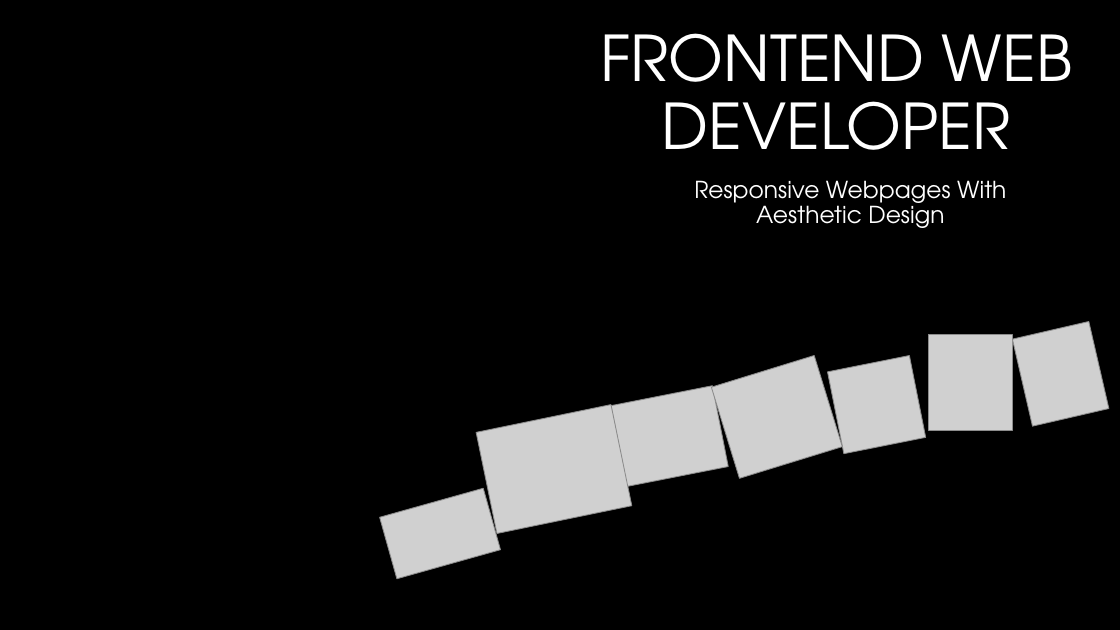
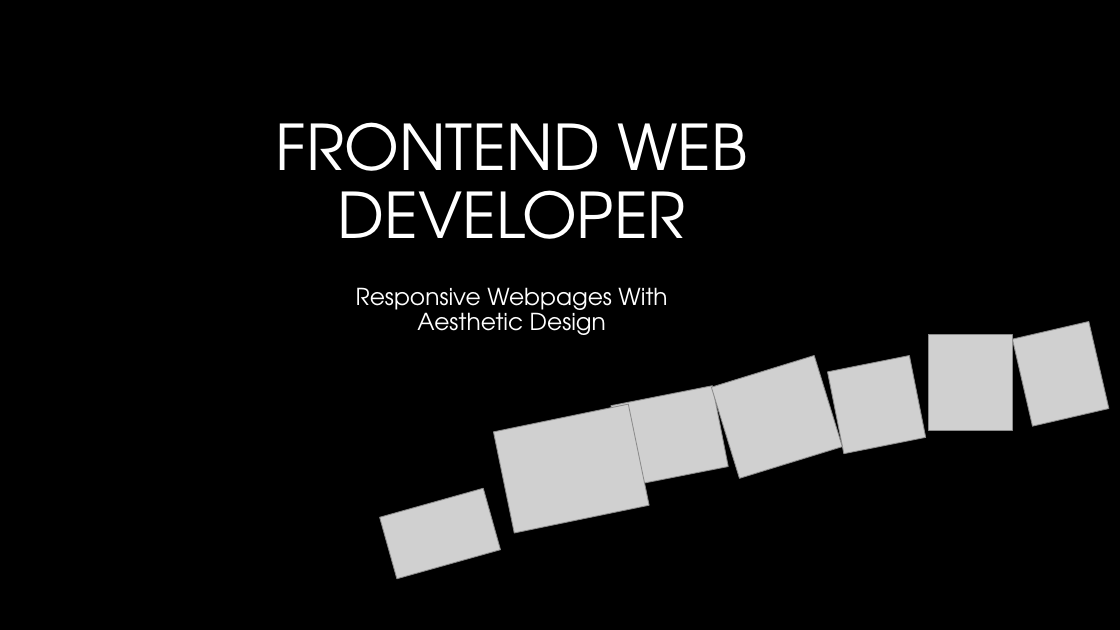
Before and after one commit to dev-andalib/Portofolio, a slide deck: slide 1 of New Microsoft PowerPoint Presentation.pptx. Drawn at 1120x630 pixels with LibreOffice and Linux fonts; fonts in the diff are those of the drawing; grey boxes stand for pictures; background and template pictures are left out. Boxes give left, top, right and bottom in pixels: in the first picture for what was removed or moved away, otherwise in the second. Text is boxed around its words. In the diff, an @@ line names an element or a change of style, - is before the commit and + after.

```diff
--- a/New Microsoft PowerPoint Presentation.pptx
+++ b/New Microsoft PowerPoint Presentation.pptx
@@ title "FRONTEND WEB DEVELOPER": place and size @@
-title "FRONTEND WEB DEVELOPER" at [600,33,1072,150]
+title "FRONTEND WEB DEVELOPER" at [276,122,747,239]
@@ subtitle "Responsive Webpages With Aesthetic Design": place and size @@
-subtitle "Responsive Webpages With Aesthetic Design" at [694,180,1006,228]
+subtitle "Responsive Webpages With Aesthetic Design" at [356,287,667,335]
@@ picture: place and size @@
-picture at [477,405,632,534]
+picture at [493,404,649,533]
```
Also in this commit, not shown: 1 slide added, 6 other files.
